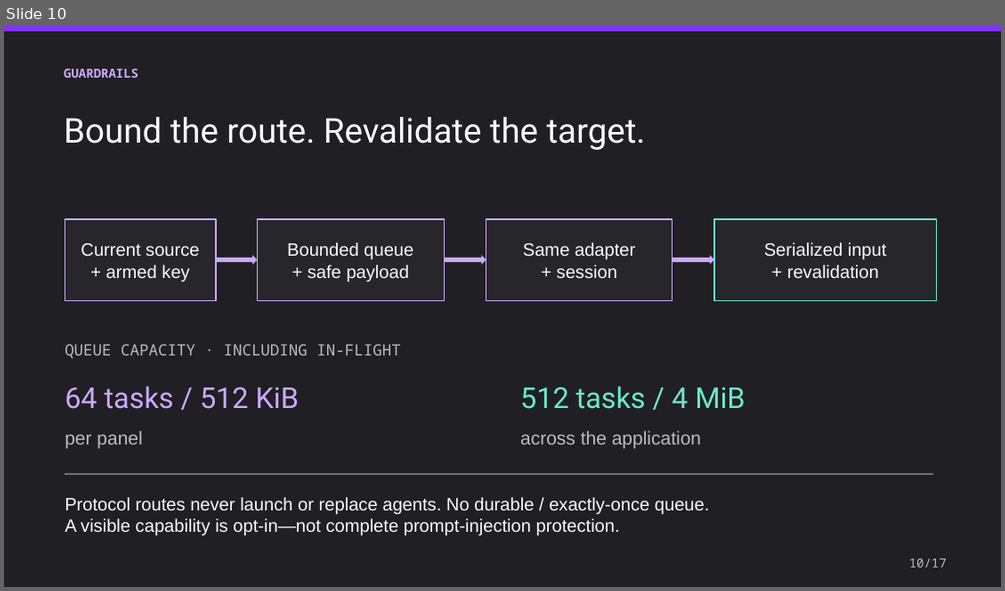
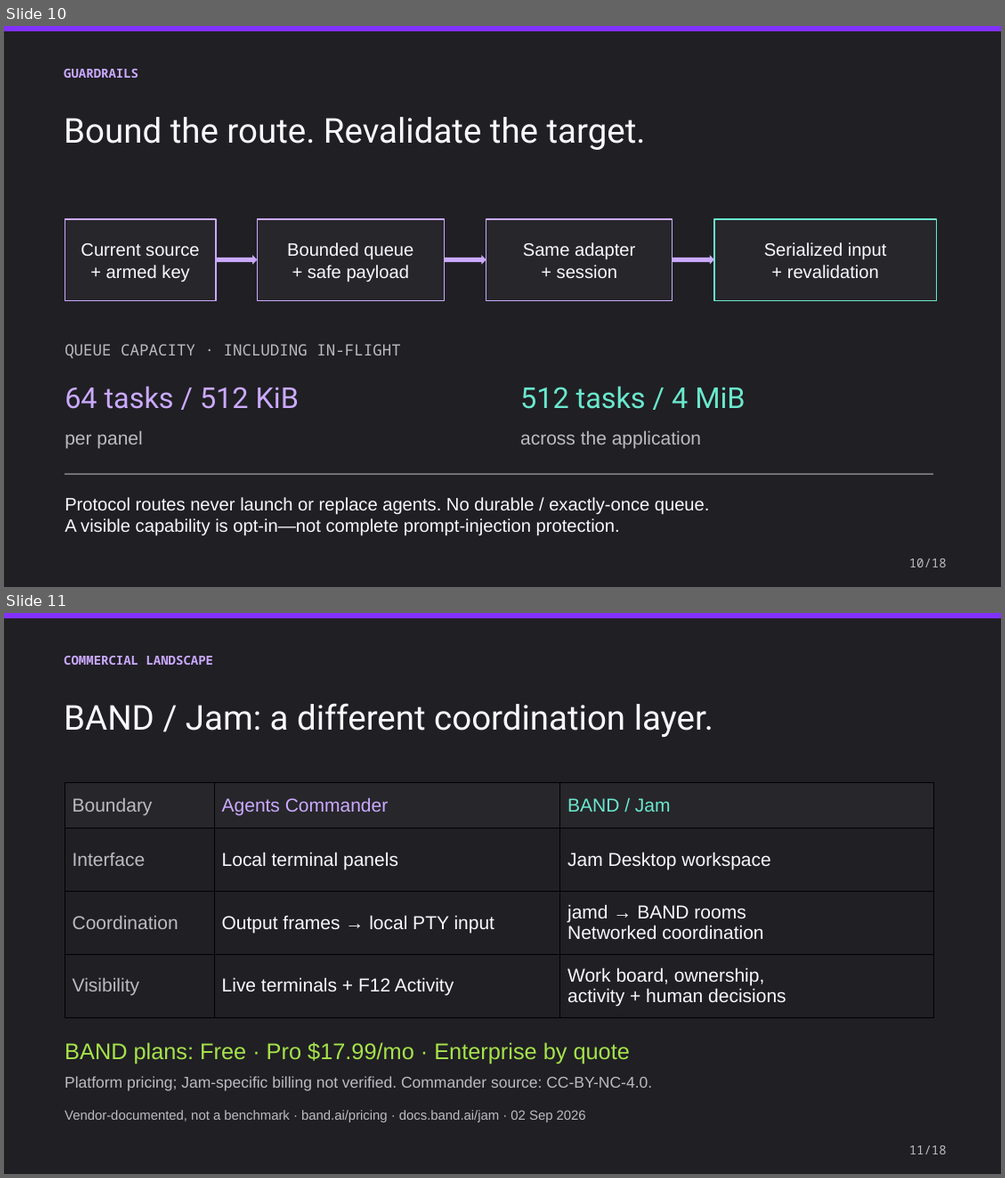
Before and after one commit to lech-kalinowski/agents-commander, a slide deck: presentation/Agents_Commander_Protocol.pptx. Shown one above the other, each under a label of ours: slide 10 before the commit, slides 10 and 11 after it. The pictures are 1005x591 and 1005x1178 pixels, drawn with LibreOffice and Linux fonts; fonts in the diff are those of the drawing. Boxes give left, top, right and bottom in pixels: in the first picture for what was removed or moved away, otherwise in the second. Text is boxed around its words. In the diff, an @@ line names an element or a change of style, - is before the commit and + after.

Commit message:
Add BAND and Jam comparison to Code Europe deck

```diff
--- a/presentation/Agents_Commander_Protocol.pptx
+++ b/presentation/Agents_Commander_Protocol.pptx
@@ slide 11 added at (4,613,1001,1174), background #201F24 @@
@@ rectangle added at (4,613,1001,617), fill #8232FF, outline #8232FF 0.19 pt @@
@@ text added at (64,656,214,665), 12 pt, text #CBAAFF, bold @@
+COMMERCIAL LANDSCAPE
@@ text added at (64,703,713,738), 33 pt, text #F9F8FD @@
+BAND / Jam: a different coordination layer.
@@ table added at (65,783,933,1016), 4 rows, 3 columns @@
+Boundary | Agents Commander | BAND / Jam
+Interface | Local terminal panels | Jam Desktop workspace
+Coordination | Output frames → local PTY input | jamd → BAND rooms / Networked coordination
+Visibility | Live terminals + F12 Activity | Work board, ownership, / activity + human decisions
@@ text added at (65,1042,630,1064), 21.8 pt, text #A6E34A @@
+BAND plans: Free · Pro $17.99/mo · Enterprise by quote
@@ text added at (65,1076,652,1091), 15 pt, text #BCBBC2 @@
+Platform pricing; Jam-specific billing not verified. Commander source: CC-BY-NC-4.0.
@@ text added at (65,1110,586,1122), 12.8 pt, text #BCBBC2 @@
+Vendor-documented, not a benchmark · band.ai/pricing · docs.band.ai/jam · 02 Sep 2026
@@ text added at (909,1145,947,1154), 12 pt, text #BCBBC2 @@
+11/18
@@ slide 10 changed as well @@
@@ text at (909,558,947,567): text changed @@
-10/17
+10/18
```
Also in this commit, not shown: 16 other slides changed, 1 other file.
